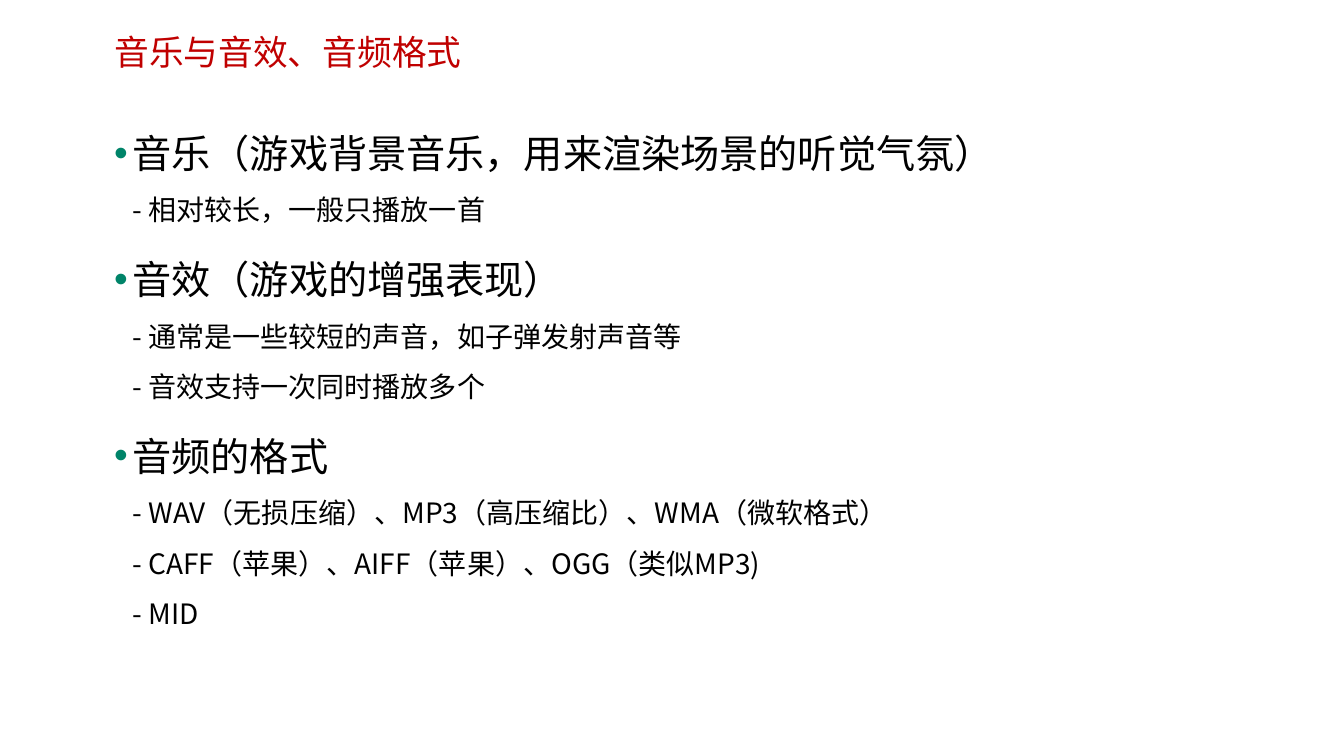
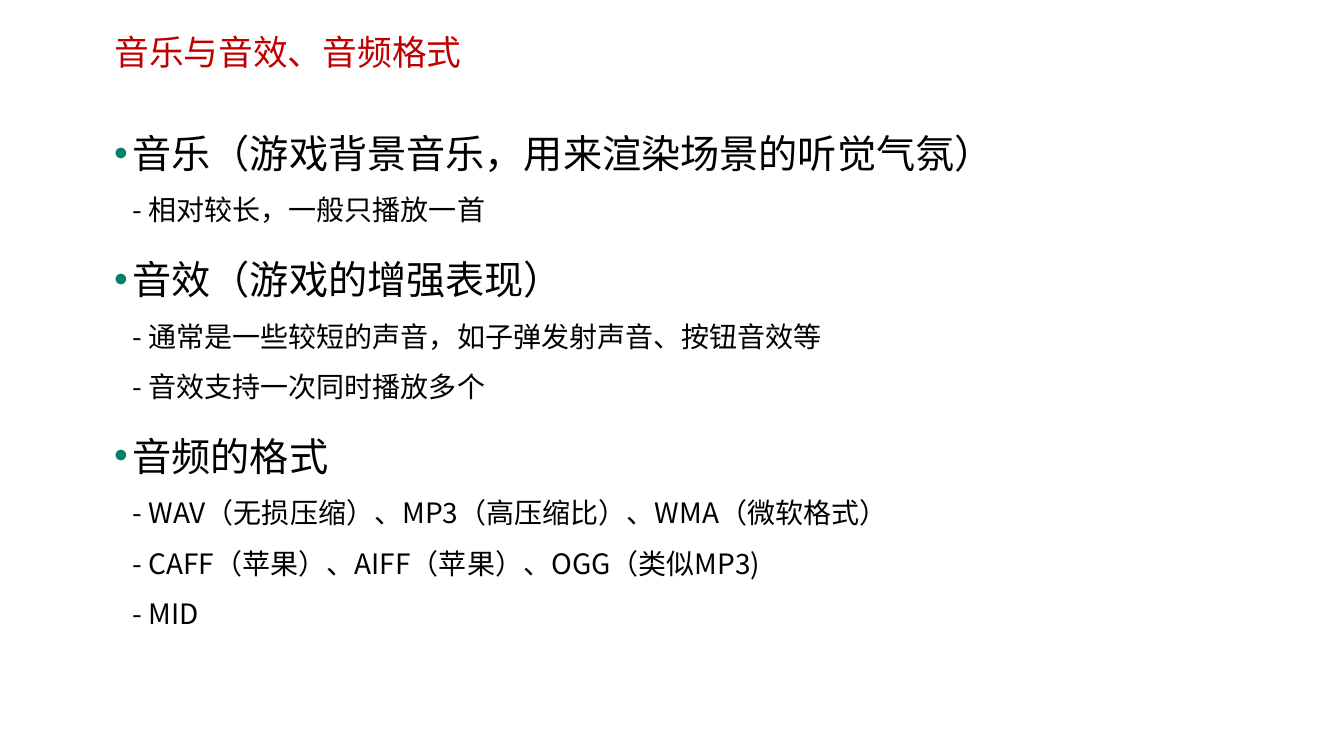
Before and after one commit to edu2act/course-H5-Animation-and-Game-Development, a slide deck: slide 2 of 课程PPT/（12）音乐音效与数据存储.ppt. Drawn at 1344x756 pixels with LibreOffice and Linux fonts; fonts in the diff are those of the drawing; background and template pictures are left out. Boxes give left, top, right and bottom in pixels: in the first picture for what was removed or moved away, otherwise in the second. Text is boxed around its words. In the diff, an @@ line names an element or a change of style, - is before the commit and + after.

```diff
--- a/课程PPT/（12）音乐音效与数据存储.ppt
+++ b/课程PPT/（12）音乐音效与数据存储.ppt
@@ text at box(133, 260, 822, 400): text changed @@
-• 音效（游戏的增强表现）
-  - 通常是一些较短的声音，如子弹发射声音等
-  - 音效支持一次同时播放多个
+• 音效（游戏的增强表现）
+  - 通常是一些较短的声音，如子弹发射声音、按钮音效等
+  - 音效支持一次同时播放多个
```
Also in this commit, not shown: 4 other slides changed, 2 other files.
